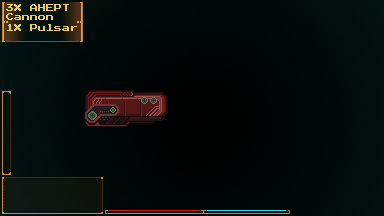
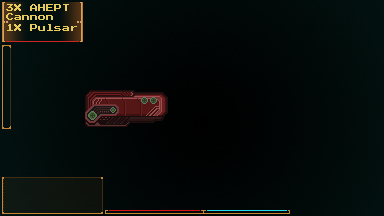
Layer changes from the first 384 x 216 image to the second:
painted on "Layer 3" over [2, 45, 287, 211]
